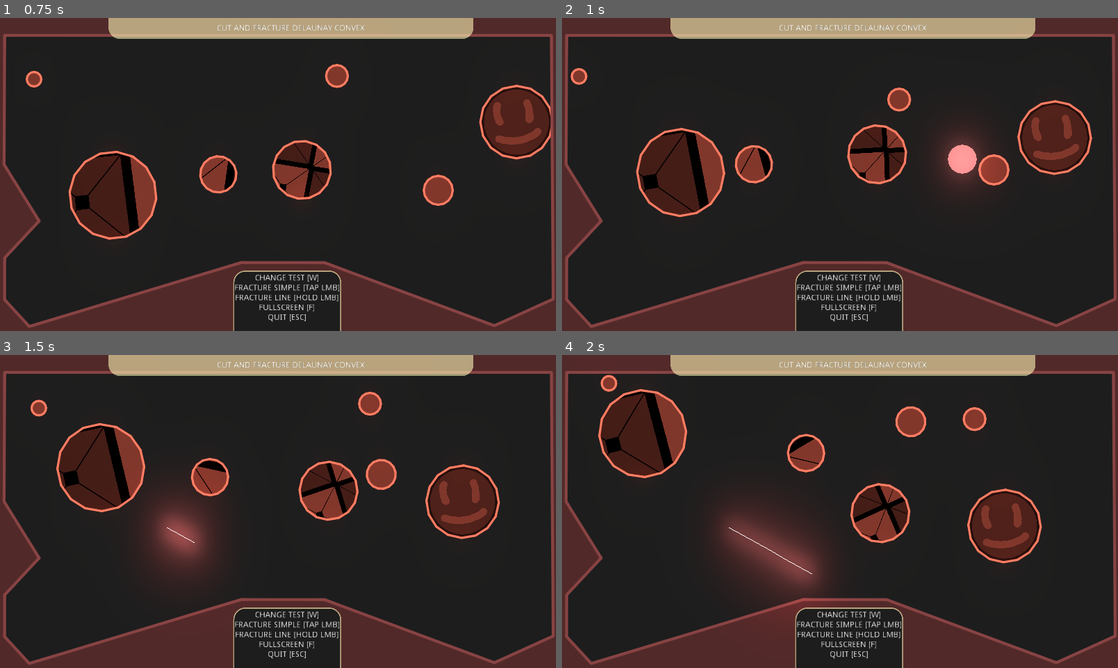
Above: before the commit, frames 1-4 (two rows, left to right).
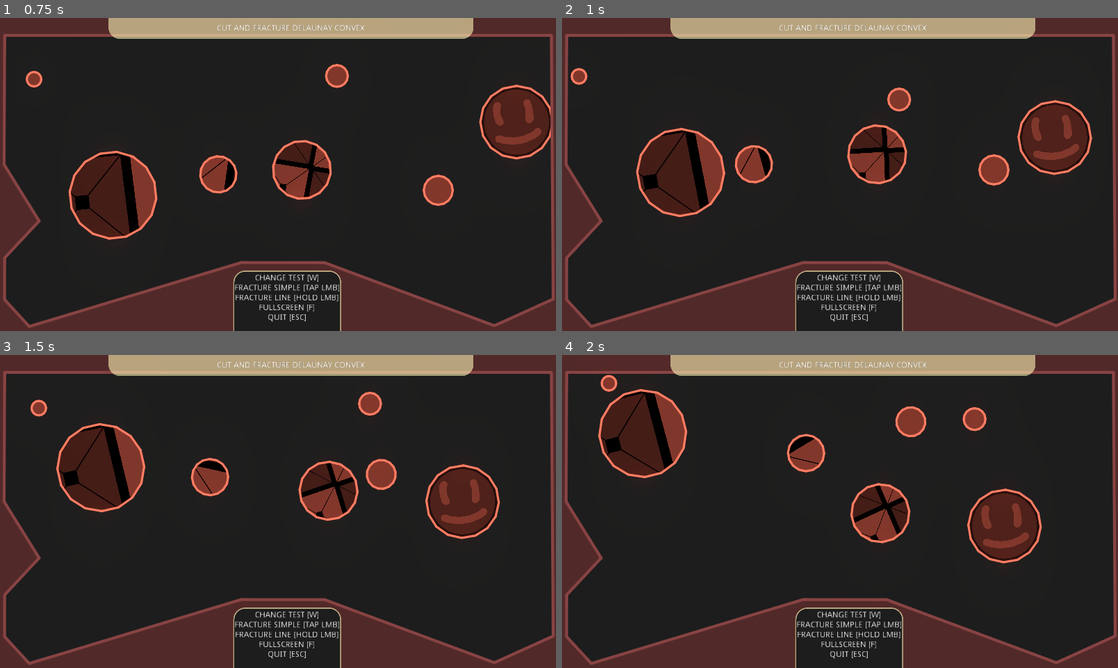
Above: after the commit, the same moments.

Repository: SoloByte/godot-polygon2d-fracture
Game: Godot game, scene res://demo/src/Main.tscn
The game is run twice, just before and just after one commit, with the same random seed, the same clock (stepped at 60 frames per second) and the same inputs.
Inputs (mouse positions are in pixels of both pictures, inside the frame that each line leads up to):
- Up to frame 1 (0.75 s): move the mouse to (400, 158) at 0.52 s; hold S (fracture) from 0.53 s (still down); click (400, 158) at 0.67 s
- Up to frame 2 (1 s): keep holding S (fracture)
- Up to frame 3 (1.5 s): release S (fracture) at 1.25 s; drag from (166, 527) to (250, 574) at 1.27 s
- Up to frame 4 (2 s): no input

Frame 1 is identical in both runs. In frame 2, 1.4% of the frame differs, in the area x 67-77%, y 35-55%; in frame 3, 3.1%; in frame 4, 4.8%, in the area x 27-49%, y 46-80%.

Commit message:
fracture shard scene finished. (alternative to using rigidbodies). texture system works now.

Diff:
--- a/demo/src/CutFracture.gd
+++ b/demo/src/CutFracture.gd
@@ -186,9 +186,9 @@
 
 
 func cutSourcePolygons(cut_pos : Vector2, cut_shape : PoolVector2Array, cut_rot : float, cut_force : float = 0.0, fade_speed : float = 2.0) -> void:
-	var instance = _pool_cut_visualizer.getInstance()
-	instance.spawn(cut_pos, fade_speed)
-	instance.setPolygon(cut_shape)
+#	var instance = _pool_cut_visualizer.getInstance()
+#	instance.spawn(cut_pos, fade_speed)
+#	instance.setPolygon(cut_shape)
 
 	for source in _source_polygon_parent.get_children():
 		var source_polygon : PoolVector2Array = source.get_polygon()
@@ -214,7 +214,9 @@
 
 		for fracture in cut_fracture_info.fractures:
 			for fracture_shard in fracture:
-				spawnFractureBody(fracture_shard, source.getTextureInfo())
+				var area_p : float = fracture_shard.area / total_area
+
+				spawnFractureBody(fracture_shard, source.getTextureInfo(), s_mass * area_p)
 
 
 		for shape in cut_fracture_info.shapes:
@@ -225,6 +227,7 @@
 			call_deferred("spawnRigibody2d", shape, source.modulate, s_lin_vel + dir * cut_force, s_ang_vel, mass, cut_pos, source.getTextureInfo())
 
 		source.queue_free()
+
 
 
 
@@ -241,25 +244,36 @@
 	instance.setTexture(PolygonLib.setTextureOffset(texture_info, shape_info.centroid))
 
 
-func spawnFractureBody(fracture_shard : Dictionary, texture_info : Dictionary) -> void:
+func spawnFractureBody(fracture_shard : Dictionary, texture_info : Dictionary, new_mass : float) -> void:
 	var instance = _pool_fracture_shards.getInstance()
 	if not instance:
 		return
 
-	instance.spawn(fracture_shard.spawn_pos)
-	instance.global_rotation = fracture_shard.spawn_rot
-
-	if instance.has_method("setPolygon"):
-		var s : Vector2 = fracture_shard.source_global_trans.get_scale()
-		instance.setPolygon(fracture_shard.centered_shape, s)
-
-	instance.setColor(_cur_fracture_color)
-
+
+	#fracture shard variant
 	var dir : Vector2 = (fracture_shard.spawn_pos - fracture_shard.source_global_trans.get_origin()).normalized()
-	instance.linear_velocity = dir * _rng.randf_range(300, 500)
-	instance.angular_velocity = _rng.randf_range(-1, 1)
-
-	instance.setTexture(PolygonLib.setTextureOffset(texture_info, fracture_shard.centroid))
+	instance.spawn(fracture_shard.spawn_pos, fracture_shard.spawn_rot, fracture_shard.source_global_trans.get_scale(), _rng.randf_range(0.5, 2.0))
+	instance.setPolygon(fracture_shard.centered_shape, _cur_fracture_color, PolygonLib.setTextureOffset(texture_info, fracture_shard.centroid))
+	instance.setMass(new_mass)
+	instance.addForce(dir * 500.0)
+	instance.addTorque(_rng.randf_range(-2, 2))
+
+
+	#fracture body variant
+#	instance.spawn(fracture_shard.spawn_pos)
+#	instance.global_rotation = fracture_shard.spawn_rot
+#
+#	if instance.has_method("setPolygon"):
+#		var s : Vector2 = fracture_shard.source_global_trans.get_scale()
+#		instance.setPolygon(fracture_shard.centered_shape, s)
+#
+#	instance.setColor(_cur_fracture_color)
+#
+#	var dir : Vector2 = (fracture_shard.spawn_pos - fracture_shard.source_global_trans.get_origin()).normalized()
+#	instance.linear_velocity = dir * _rng.randf_range(300, 500)
+#	instance.angular_velocity = _rng.randf_range(-1, 1)
+#
+#	instance.setTexture(PolygonLib.setTextureOffset(texture_info, fracture_shard.centroid))
 
 
 
--- a/demo/src/Fracture.gd
+++ b/demo/src/Fracture.gd
@@ -121,10 +121,10 @@
 
 
 #	var dir : Vector2 = (fracture_shard.spawn_pos - fracture_shard.source_global_trans.get_origin()).normalized()
-#	instance.spawn(fracture_shard.spawn_pos, fracture_shard.spawn_rot, fracture_shard.source_global_trans.get_scale(), _rng.randf_range(1, 3))
+#	instance.spawn(fracture_shard.spawn_pos, fracture_shard.spawn_rot, fracture_shard.source_global_trans.get_scale(), _rng.randf_range(0.5, 2.0))
 #	instance.setPolygon(fracture_shard.centered_shape, _cur_fracture_color, texture_info)
-#	instance.addForce(dir * _rng.randf_range(500, 1000))
-#	instance.addTorque(_rng.randf_range(-3, 3))
+#	instance.addForce(dir * _rng.randf_range(250, 600))
+#	instance.addTorque(_rng.randf_range(-2, 2))
 
 
 	instance.spawn(fracture_shard.spawn_pos)
--- a/demo/src/FractureShard.gd
+++ b/demo/src/FractureShard.gd
@@ -3,7 +3,7 @@
 
 
 
-const LINE_FADE_SPEED : float  = 0.8
+const LINE_FADE_SPEED : float  = 1.5
 
 
 
@@ -13,11 +13,12 @@
 
 
 
-export(float, 0.0, 1.0) var lin_drag : float = 1.0
-export(float, 0.0, 1.0) var ang_drag : float = 0.0
+export(float, 0.0, 256.0, 0.05) var lin_drag : float = 0.0
+export(float, 0.0, 256.0, 0.05) var ang_drag : float = 0.0
 export(Vector2) var gravity_direction = Vector2(0, 1)
 export(float) var gravity_scale : float = 10.0
 
+export(Curve) var lifetime_scale_curve
 
 
 
@@ -29,17 +30,23 @@
 
 
 var _t : float = 1.0
+var _lifetime : float = 0.0
 
 var _lin_accel := Vector2.ZERO
 var _ang_accel : float = 0.0
 var _lin_vel := Vector2.ZERO
 var _ang_vel : float = 0.0
+
+var _mass : float = 1.0
+
+var _scale_lerp_start := Vector2.ZERO
 #var _dead : bool = false
 
 
 
 func _ready() -> void:
 	set_process(false)
+	set_physics_process(false)
 	visible = false
 
 
@@ -48,21 +55,26 @@
 		_t += delta * LINE_FADE_SPEED
 		_line.modulate = lerp(_line_lerp_start_color, self_modulate, min(_t, 1.0))
 
+	if not _timer.is_stopped() and _lifetime > 0.0:
+		var p : float = clamp(1.0 - (_timer.time_left / _lifetime), 0.0, 1.0)
+		if lifetime_scale_curve:
+			p = lifetime_scale_curve.interpolate_baked(p)
+		global_scale = lerp(_scale_lerp_start, Vector2.ZERO, p)
+
+
+
+func _physics_process(delta: float) -> void:
+	addForce(gravity_direction.normalized() * gravity_scale * delta)
+#	var friction : Vector2 = (-1.0 * _lin_vel).normalized() * lin_drag
+#	_lin_vel += friction
 	_lin_vel += _lin_accel
 	_ang_vel += _ang_accel
 
-	_lin_vel += gravity_direction.normalized() * gravity_scale
+	var lin_drag_magnitude : float = _lin_vel.length() * lin_drag * delta
+	var lin_drag_force : Vector2 = -1.0 * _lin_vel.normalized() * lin_drag_magnitude
+	_lin_vel += lin_drag_force
 
-#	var friction : Vector2 = (-1.0 * _lin_vel).normalized() * lin_drag
-#	_lin_vel += friction
-
-#	var lin_drag_magnitude : float = _lin_vel.length_squared() * lin_drag
-#	var lin_drag_force : Vector2 = -1.0 * _lin_vel.normalized() * lin_drag_magnitude
-#	_lin_vel += lin_drag_force
-
-	_lin_vel *= lin_drag
-
-	var ang_drag_magnitude : float = _ang_vel * _ang_vel * ang_drag
+	var ang_drag_magnitude : float = _ang_vel * ang_drag * delta
 	var ang_drag_force : float = sign(_ang_vel) * -1.0 * ang_drag_magnitude
 	_ang_vel += ang_drag_force
 
@@ -83,7 +95,9 @@
 	global_position = pos
 	global_rotation = rot
 	global_scale = s
+	_scale_lerp_start = s
 
+	_lifetime = lifetime
 	_timer.start(lifetime)
 	_t = 0.0
 
@@ -93,16 +107,20 @@
 	_ang_accel = 0.0
 
 	set_process(true)
+	set_physics_process(true)
 
 
 func despawn() -> void:
 #	_dead = false
 	visible = false
 	set_process(false)
+	set_physics_process(false)
 	_t = 1.0
 
 
 func addForce(force : Vector2) -> void:
+	if _mass > 0.0:
+		force /= _mass
 	_lin_accel += force
 
 func addTorque(torque : float) -> void:
@@ -127,6 +145,9 @@
 func setColor(color : Color) -> void:
 	self_modulate = color
 
+func setMass(new_mass : float) -> void:
+	_mass = new_mass
+
 
 func _on_Timer_timeout() -> void:
 #	if _dead: return
--- a/demo/src/FractureShard.tscn
+++ b/demo/src/FractureShard.tscn
@@ -1,9 +1,16 @@
-[gd_scene load_steps=2 format=2]
+[gd_scene load_steps=3 format=2]
 
 [ext_resource path="res://demo/src/FractureShard.gd" type="Script" id=1]
 
+[sub_resource type="Curve" id=1]
+_data = [ Vector2( 0.374545, 0 ), 0.0, 3.69565, 0, 0, Vector2( 1, 1 ), 0.0555559, 0.0, 0, 0 ]
+
 [node name="FractureShard" type="Polygon2D"]
 script = ExtResource( 1 )
+lin_drag = 4.0
+ang_drag = 0.25
+gravity_scale = 0.0
+lifetime_scale_curve = SubResource( 1 )
 
 [node name="Line2D" type="Line2D" parent="."]
 modulate = Color( 1.25, 1.25, 1.25, 1 )
--- a/demo/test-scenes/cut-scenes/usable/CutFracture.tscn
+++ b/demo/test-scenes/cut-scenes/usable/CutFracture.tscn
@@ -2,7 +2,7 @@
 
 [ext_resource path="res://demo/test-scenes/cut-scenes/CutSceneBasic.tscn" type="PackedScene" id=1]
 [ext_resource path="res://demo/src/RigidBody2D.tscn" type="PackedScene" id=2]
-[ext_resource path="res://demo/src/FractureBody.tscn" type="PackedScene" id=3]
+[ext_resource path="res://demo/src/FractureShard.tscn" type="PackedScene" id=3]
 [ext_resource path="res://demo/src/CutFracture.gd" type="Script" id=4]
 [ext_resource path="res://demo/src/CutShapeVisualizer.tscn" type="PackedScene" id=5]
 [ext_resource path="res://pool-manager/Pool2DBasic.tscn" type="PackedScene" id=6]
@@ -157,4 +157,5 @@
 placed_in_level = true
 instance_template = ExtResource( 3 )
 max_amount = 250
+keep_instances_in_tree = true
 [connection signal="timeout" from="CutFracture/SlowMoTimer" to="CutFracture" method="_on_SlowMoTimer_timeout"]
